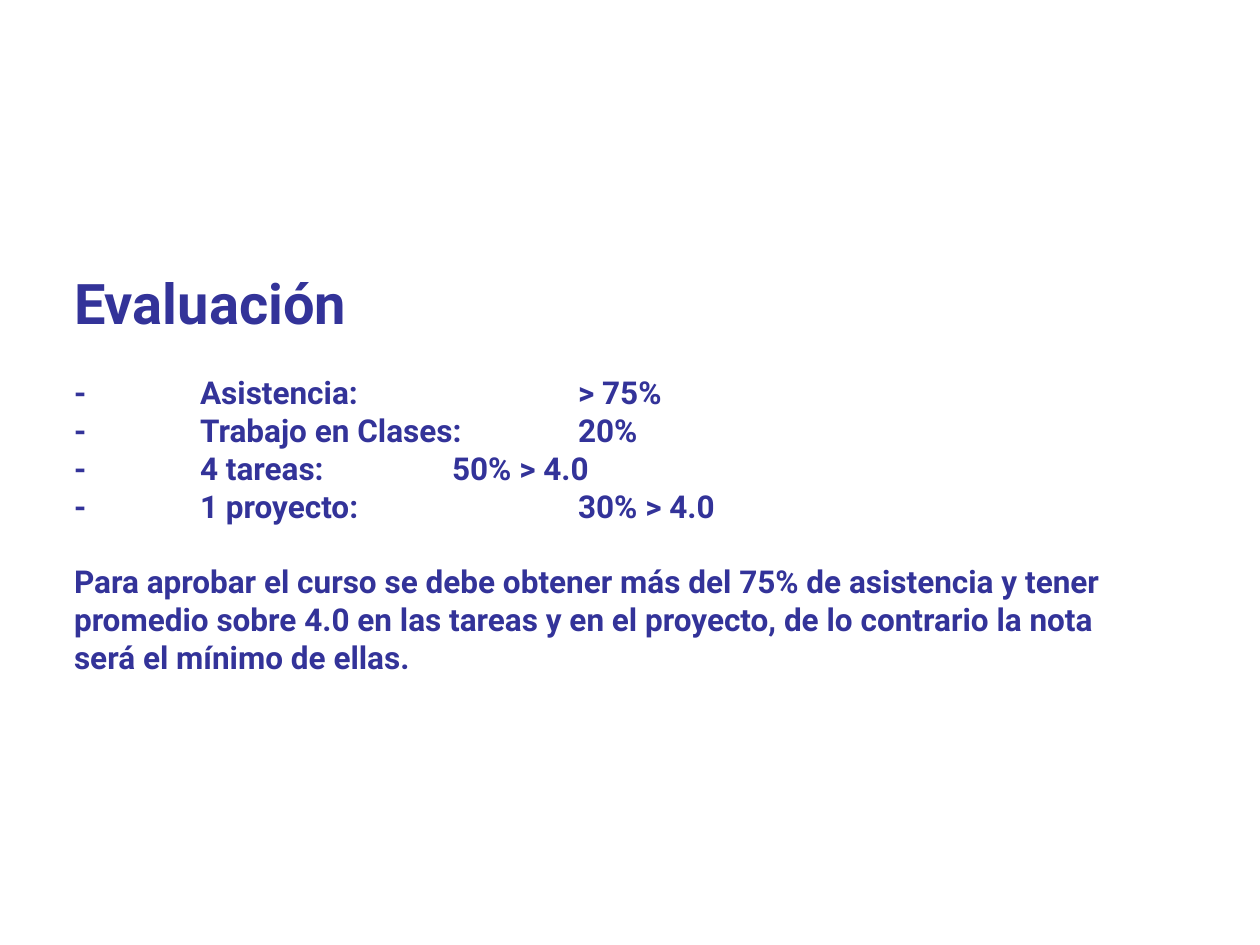
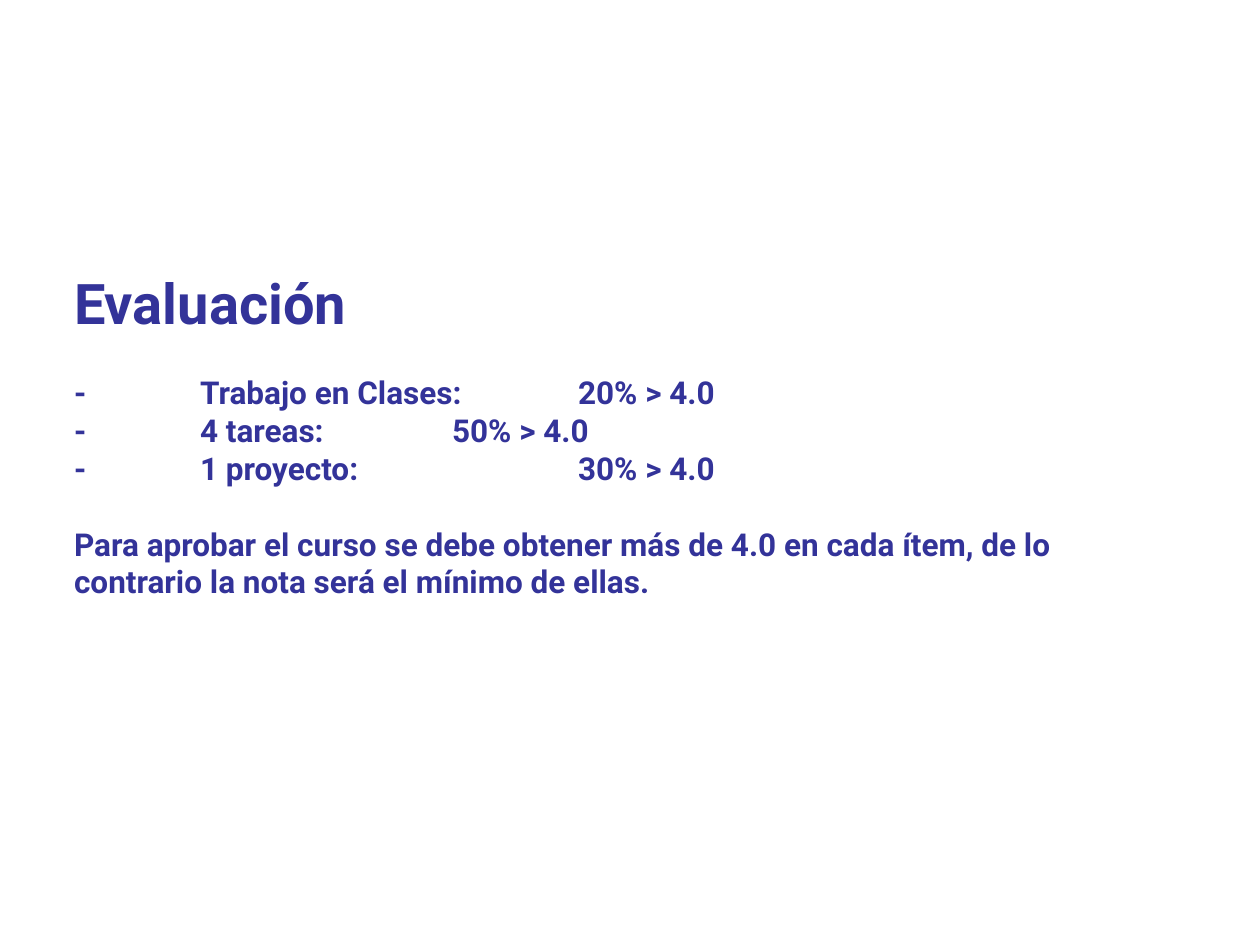
Before and after one commit to domingomery/patrones, a slide deck: slide 11 of clases/Cap00_Lineas_Generales/program/PAT00_Presentacion.pptx. Drawn at 1260x945 pixels with LibreOffice and Linux fonts; fonts in the diff are those of the drawing. Boxes give left, top, right and bottom in pixels: in the first picture for what was removed or moved away, otherwise in the second. Text is boxed around its words. In the diff, an @@ line names an element or a change of style, - is before the commit and + after.

```diff
--- a/clases/Cap00_Lineas_Generales/program/PAT00_Presentacion.pptx
+++ b/clases/Cap00_Lineas_Generales/program/PAT00_Presentacion.pptx
@@ text at (200,380,714,411): text changed @@
-- Asistencia: > 75%
-- Trabajo en Clases: 20%
+- Trabajo en Clases: 20% > 4.0
@@ text at (74,532,1050,594): text changed @@
-Para aprobar el curso se debe obtener más del 75% de asistencia y tener promedio sobre 4.0 en las tareas y en el proyecto, de lo contrario la nota será el mínimo de ellas.
+Para aprobar el curso se debe obtener más de 4.0 en cada ítem, de lo contrario la nota será el mínimo de ellas.
```
Also in this commit, not shown: 8 other slides changed, 11 other files.
